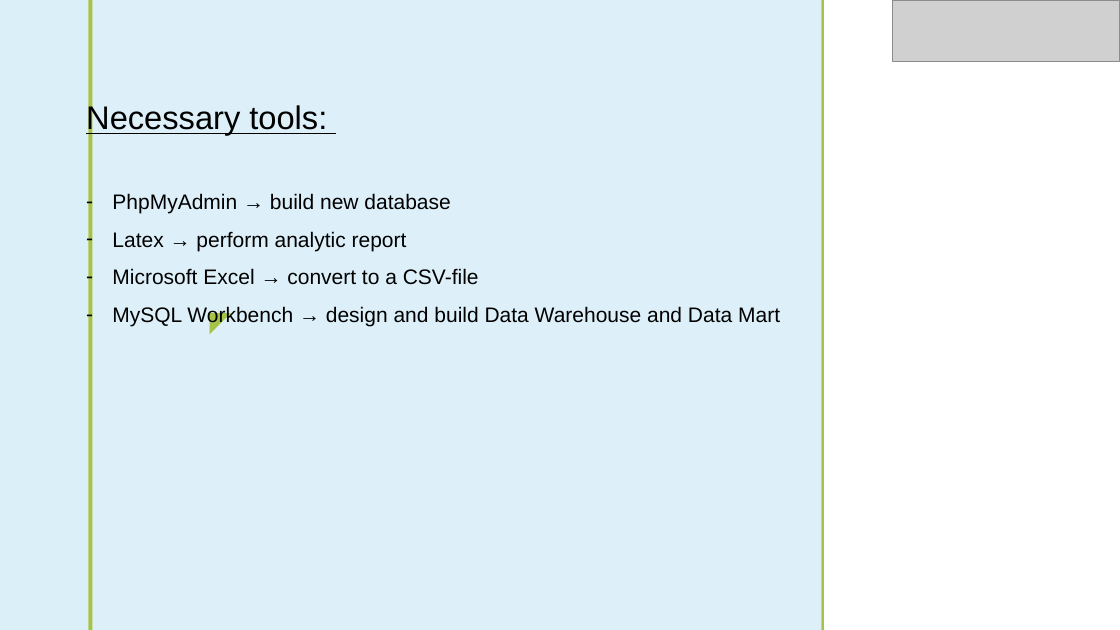
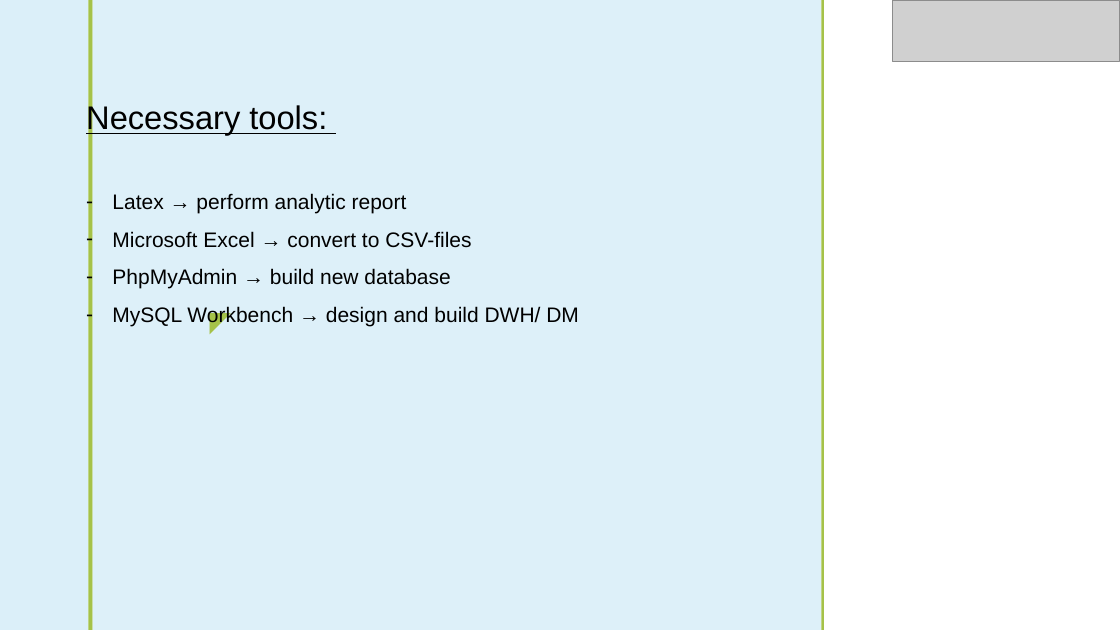
Before and after one commit to turoprophet/DAWA_DWH, a slide deck: slide 7 of DAWA.pptx. Drawn at 1120x630 pixels with LibreOffice and Linux fonts; fonts in the diff are those of the drawing; grey boxes stand for pictures; background and template pictures are left out. Boxes give left, top, right and bottom in pixels: in the first picture for what was removed or moved away, otherwise in the second. Text is boxed around its words. In the diff, an @@ line names an element or a change of style, - is before the commit and + after.

```diff
--- a/DAWA.pptx
+++ b/DAWA.pptx
@@ text at (112, 193, 471, 248): paragraphs added @@
+– Latex → perform analytic report
+– Microsoft Excel → convert to CSV-files
@@ text at (112, 306, 579, 327): text changed @@
-– Latex → perform analytic report
-– Microsoft Excel → convert to a CSV-file
-– MySQL Workbench → design and build Data Warehouse and Data Mart
+– MySQL Workbench → design and build DWH/ DM
```
Also in this commit, not shown: 2 other slides changed, 1 other file.
